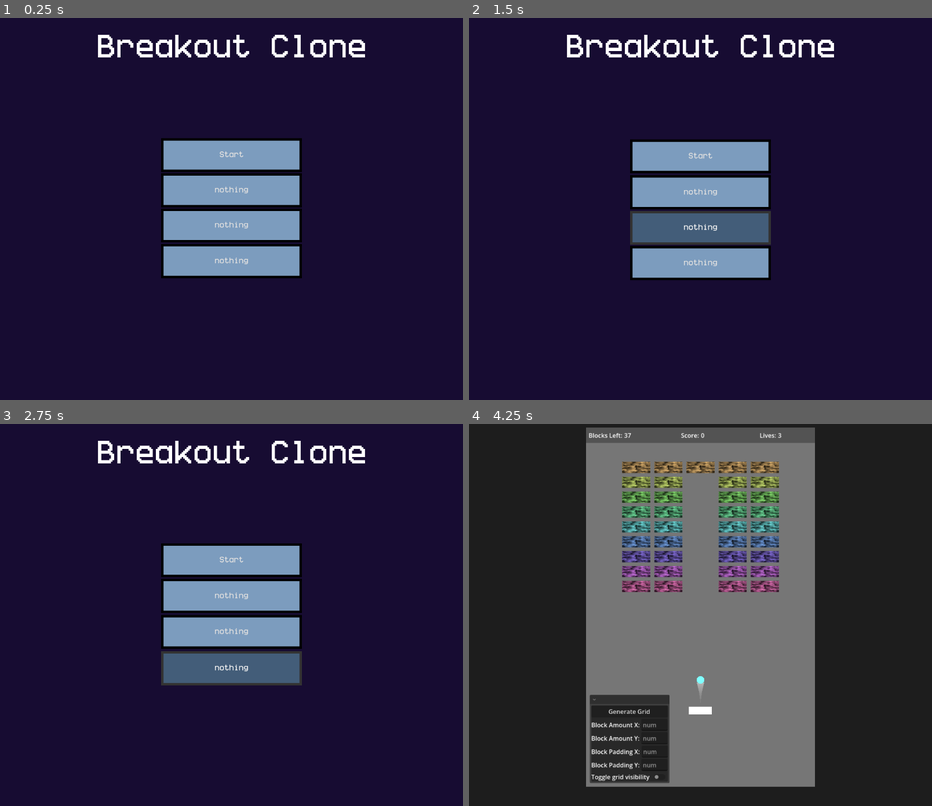
Above: before the commit, frames 1-4 (two rows, left to right).
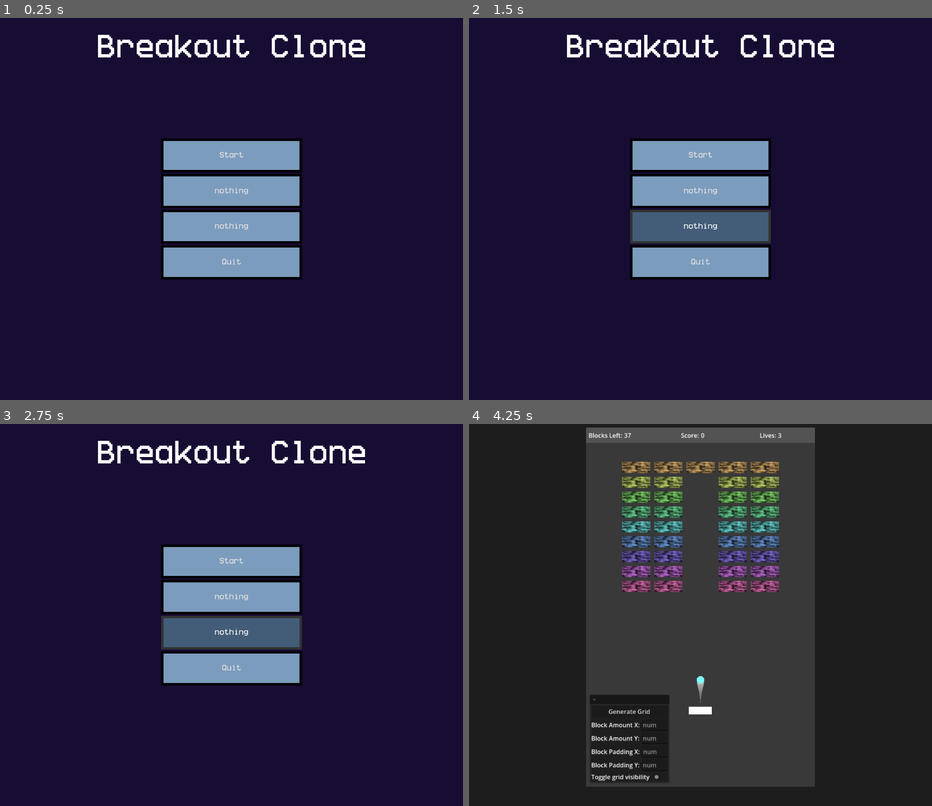
Above: after the commit, the same moments.

Repository: ProudFridge/Breakout
Game: Godot game, scene res://scenes/main_menu/main_menu.tscn
The game is run twice, just before and just after one commit, with the same random seed, the same clock (stepped at 60 frames per second) and the same inputs. Sound files missing from this copy of the repository are replaced by a short silence.
Inputs:
- Up to frame 1 (0.25 s): no input
- Up to frame 2 (1.5 s): click "nothing" at 0.5 s; click "nothing" at 1.25 s
- Up to frame 3 (2.75 s): click "nothing" at 2 s
- Up to frame 4 (4.25 s): click "Start" at 2.75 s; click "Start" at 3.5 s

The runs differ from the first frame. In frame 1, 1.4% of the frame differs, in the area x 34-66%, y 31-69%; in frame 2, 1.5%; in frame 3, 6.3%; in frame 4, 34%, in the area x 25-75%, y 5-95%.

Commit message:
Remove rotation and animation for the main menu buttons

Diff:
--- a/project.godot
+++ b/project.godot
@@ -20,6 +20,7 @@
 
 AudioManager="*uid://cl7kx5avuhwus"
 SwitcherSingleton="*uid://ci3w6p800a1sx"
+Dev="*uid://cb1abnh31v1m8"
 
 [debug]
 
@@ -78,6 +79,11 @@
 "events": [Object(InputEventKey,"resource_local_to_scene":false,"resource_name":"","device":-1,"window_id":0,"alt_press …(195 unchanged characters)…
 ]
 }
+escape={
+"deadzone": 0.2,
+"events": [Object(InputEventKey,"resource_local_to_scene":false,"resource_name":"","device":-1,"window_id":0,"alt_pressed":false,"shift_pressed":false,"ctrl_pressed":false,"meta_pressed":false,"pressed":false,"keycode":0,"physical_keycode":4194305,"key_label":0,"unicode":0,"location":0,"echo":false,"script":null)
+]
+}
 
 [physics]
 
--- a/scenes/arena/arena.tscn
+++ b/scenes/arena/arena.tscn
@@ -34,7 +34,7 @@
 
 [node name="Panel" type="ColorRect" parent="Background" unique_id=291097030]
 layout_mode = 1
-color = Color(0.46229059, 0.46229059, 0.46229059, 1)
+color = Color(0.2231029, 0.2231029, 0.22310284, 1)
 
 [node name="BoundaryManager" parent="." unique_id=850233231 instance=ExtResource("2_2ml6w")]
 
--- a/scenes/block/block.gd
+++ b/scenes/block/block.gd
@@ -41,3 +41,6 @@
 
 func update_health_label() -> void:
 	label.text = str(int(round(health)))
+
+func apply_hit_effects() -> void:
+	mesh.offset_transform_scale = Vector2(0.95, 0.95)
--- a/scenes/block/block.tscn
+++ b/scenes/block/block.tscn
@@ -32,7 +32,7 @@
 [node name="Block" type="CharacterBody2D" unique_id=1082513130]
 motion_mode = 1
 script = ExtResource("1_c27ow")
-health = 1.0
+health = 3.0
 
 [node name="CollisionShape2D" type="CollisionShape2D" parent="." unique_id=225417575]
 shape = SubResource("RectangleShape2D_yksjm")
--- /dev/null
+++ b/scenes/components/block_underline_component/block_underline_component.gd
@@ -0,0 +1,42 @@
+extends Control
+class_name BlockUnderlineComponent
+
+var meshNum: int = 45
+var meshHeight: float = 8
+var meshGap: float = 5
+# percentage of space that should be accorded to the buttons
+@export var buttonFreeSpaceRatio: float = 0.8
+var meshes: Array[MeshInstance2D] = []
+var parent: Button
+
+# Called when the node enters the scene tree for the first time.
+func _ready() -> void:
+	if !get_parent().is_class("Node2D"):
+		push_warning("Cannot attach block underline component to a node that doens't extend from a Node2D")
+	parent = get_parent()
+	print(get_parent().size.x)
+
+	var totalButtonSpace: float = parent.size.x * buttonFreeSpaceRatio
+	var gapSize: float = (parent.size.x - totalButtonSpace) / (meshNum - 1)
+	var meshSize: Vector2 = Vector2(totalButtonSpace / meshNum, meshHeight)
+
+	for i: int in meshNum:
+		var mesh: MeshInstance2D = MeshInstance2D.new()
+		mesh.mesh = QuadMesh.new()
+		mesh.mesh.size = meshSize
+		mesh.position.y = parent.size.y + meshSize.y
+		#mesh.position.x = 100
+		mesh.position.x = meshSize.x / 2 + gapSize * i + meshSize.x * (i)
+		meshes.append(mesh)
+		add_child(mesh)
+
+var t: float = 0
+var phaseDiff: float = 10
+
+# Called every frame. 'delta' is the elapsed time since the previous frame.
+func _process(delta: float) -> void:
+	var i: int = 0
+	for mesh: MeshInstance2D in meshes:
+		mesh.modulate = Color(1 * sin(t + i * phaseDiff),1,1)
+		i += 1
+	t += delta
--- /dev/null
+++ b/scenes/components/block_underline_component/block_underline_component.tscn
@@ -0,0 +1,12 @@
+[gd_scene format=3 uid="uid://ch4tndwika4y1"]
+
+[ext_resource type="Script" uid="uid://c47gjfc0st7so" path="res://scenes/components/block_underline_component/block_underline_component.gd" id="1_ccy16"]
+
+[node name="BlockUnderlineComponent" type="Control" unique_id=1544134503]
+layout_mode = 3
+anchors_preset = 15
+anchor_right = 1.0
+anchor_bottom = 1.0
+grow_horizontal = 2
+grow_vertical = 2
+script = ExtResource("1_ccy16")
--- a/scenes/main_menu/grid_container.gd
+++ b/scenes/main_menu/grid_container.gd
@@ -7,33 +7,14 @@
 func _ready() -> void:
 	for button: Button in self.get_children():
 		var tween: Tween
-		var rotTween: Tween
 
-		# Make buttons wobble by modifying their rotation over time
 		button.offset_transform_enabled = true
-		#button.mouse_entered.connect(func() -> void: get_tree().create_tween().tween_property(button, "offset_transform_scale", Vector2(0.9,0.9), 0.2).set_trans(Tween.TRANS_EXPO))
-		#button.mouse_exited.connect(func() -> void: get_tree().create_tween().tween_property(button, "offset_transform_scale", Vector2(1,1), 0.2).set_trans(Tween.TRANS_SINE))
 		button.button_down.connect(func() -> void:
 			if tween: tween.kill()
 			button.offset_transform_scale = Vector2(0.95, 0.95)
-			button.offset_transform_rotation = randf_range(-0.1, 0.1)
 			AudioManager.play_sound("press")
 			)
 
 		button.button_up.connect(func() -> void:
 			tween = get_tree().create_tween()
-			tween.tween_property(button, "offset_transform_scale", Vector2(1,1), totalTime / 2).set_trans(trans).set_ease(Tween.EASE_OUT)
-
-			rotTween = get_tree().create_tween()
-			rotTween.tween_property(button, "offset_transform_rotation", 0, totalTime / 3).set_trans(trans).set_ease(Tween.EASE_OUT)
-			)
-
-
-# Called every frame. 'delta' is the elapsed time since the previous frame.
-func _process(delta: float) -> void:
-	var i: int = 0
-	var phaseDiff: float = 0.5
-	for button: Button in self.get_children():
-		button.offset_transform_position = Vector2(0, 3 * sin(3 * Time.get_ticks_msec() / 1000.0 + phaseDiff * i))
-		i += 1
-	pass
+			tween.tween_property(button, "offset_transform_scale", Vector2(1,1), totalTime / 2).set_trans(trans).set_ease(Tween.EASE_OUT))
--- a/scenes/main_menu/main_menu.tscn
+++ b/scenes/main_menu/main_menu.tscn
@@ -1,6 +1,5 @@
 [gd_scene format=3 uid="uid://0ow0ritn1su"]
 
-[ext_resource type="Script" uid="uid://cy8mms22kryo7" path="res://scenes/main_menu/play_button.gd" id="1_fsom3"]
 [ext_resource type="Script" uid="uid://deswd6ual3uih" path="res://scenes/main_menu/quit_button.gd" id="2_0ebjn"]
 [ext_resource type="Theme" uid="uid://247q53tapwic" path="res://scenes/main_menu/main_theme.tres" id="3_ob46e"]
 [ext_resource type="Script" uid="uid://b34ys2mfs4j18" path="res://scenes/main_menu/grid_container.gd" id="4_uqeha"]
@@ -32,35 +31,6 @@
 grow_horizontal = 2
 grow_vertical = 2
 texture = SubResource("GradientTexture2D_2m7xh")
-
-[node name="MarginContainer" type="MarginContainer" parent="." unique_id=227219246]
-visible = false
-layout_mode = 1
-anchors_preset = 15
-anchor_right = 1.0
-anchor_bottom = 1.0
-grow_horizontal = 2
-grow_vertical = 2
-theme_override_constants/margin_left = 100
-theme_override_constants/margin_top = 100
-theme_override_constants/margin_right = 100
-theme_override_constants/margin_bottom = 100
-
-[node name="VBoxContainer" type="VBoxContainer" parent="MarginContainer" unique_id=1312795990]
-layout_mode = 2
-theme_override_constants/separation = 20
-
-[node name="PlayButton" type="Button" parent="MarginContainer/VBoxContainer" unique_id=868839953]
-layout_mode = 2
-size_flags_vertical = 3
-text = "Play"
-script = ExtResource("1_fsom3")
-
-[node name="QuitButton" type="Button" parent="MarginContainer/VBoxContainer" unique_id=1567509049]
-layout_mode = 2
-size_flags_vertical = 3
-text = "Quit"
-script = ExtResource("2_0ebjn")
 
 [node name="MarginContainer2" type="MarginContainer" parent="." unique_id=703769466]
 layout_mode = 1
@@ -116,8 +86,9 @@
 size_flags_vertical = 3
 text = "nothing"
 
-[node name="Button4" type="Button" parent="MarginContainer2/VBoxContainer" unique_id=1687944003]
+[node name="QuitButton" type="Button" parent="MarginContainer2/VBoxContainer" unique_id=1687944003]
 layout_mode = 2
 size_flags_horizontal = 3
 size_flags_vertical = 3
-text = "nothing"
+text = "Quit"
+script = ExtResource("2_0ebjn")
--- a/scenes/main_menu/play_button.gd
+++ /dev/null
@@ -1,12 +0,0 @@
-extends Button
-
-@onready var main_menu: Control = $"../.."
-
-func _ready() -> void:
-	self.pressed.connect(_on_pressed)
-
-func _on_pressed() -> void:
-	SwitcherSingleton.switch_from_to("res://scenes/arena/arena.tscn",SwitcherSingleton.TRANSITION_TYPE.SLIDE)
-
-	# Uncomment this line and comment the above lines to disable transitions
-	#SwitcherSingleton.switch_from_to("res://scenes/arena/arena.tscn")
--- /dev/null
+++ b/scenes/singletons/Dev/dev.gd
@@ -0,0 +1,14 @@
+extends Node
+
+# Called when the node enters the scene tree for the first time.
+func _ready() -> void:
+	pass # Replace with function body.
+
+
+# Called every frame. 'delta' is the elapsed time since the previous frame.
+func _process(delta: float) -> void:
+	pass
+
+func _input(event: InputEvent) -> void:
+	if event.is_action_pressed("escape"):
+		get_tree().quit()
--- /dev/null
+++ b/test/custom_button/custom_button.gd
@@ -0,0 +1,36 @@
+extends Button
+
+var meshNum: int = 45
+var meshHeight: float = 8
+var meshGap: float = 5
+# percentage of space that should be accorded to the buttons
+var buttonFreeSpaceRatio: float = 0.8
+var meshes: Array[MeshInstance2D] = []
+
+
+# Called when the node enters the scene tree for the first time.
+func _ready() -> void:
+	var totalButtonSpace: float = size.x * buttonFreeSpaceRatio
+	var gapSize: float = (size.x - totalButtonSpace) / (meshNum - 1)
+	var meshSize: Vector2 = Vector2(totalButtonSpace / meshNum, meshHeight)
+
+	for i: int in meshNum:
+		var mesh: MeshInstance2D = MeshInstance2D.new()
+		mesh.mesh = QuadMesh.new()
+		mesh.mesh.size = meshSize
+		mesh.position.y = size.y + meshSize.y
+		#mesh.position.x = 100
+		mesh.position.x = meshSize.x / 2 + gapSize * i + meshSize.x * (i)
+		meshes.append(mesh)
+		add_child(mesh)
+
+var t: float = 0
+var phaseDiff: float = 10
+
+# Called every frame. 'delta' is the elapsed time since the previous frame.
+func _process(delta: float) -> void:
+	var i: int = 0
+	for mesh: MeshInstance2D in meshes:
+		mesh.modulate = Color(1 * sin(t + i * phaseDiff),1,1)
+		i += 1
+	t += delta
--- a/test/custom_button/custom_button.tscn
+++ b/test/custom_button/custom_button.tscn
@@ -1,36 +1,11 @@
 [gd_scene format=3 uid="uid://c2wdglxlagggu"]
 
 [ext_resource type="Theme" uid="uid://247q53tapwic" path="res://scenes/main_menu/main_theme.tres" id="1_37abs"]
-
-[sub_resource type="QuadMesh" id="QuadMesh_2m7xh"]
+[ext_resource type="Script" uid="uid://dnv7eukdojxb6" path="res://test/custom_button/custom_button.gd" id="2_obyek"]
 
 [node name="CustomButton" type="Button" unique_id=905150147]
 offset_right = 198.0
 offset_bottom = 60.0
 theme = ExtResource("1_37abs")
 text = "filler text"
-
-[node name="MeshInstance2D" type="MeshInstance2D" parent="." unique_id=1860754592]
-position = Vector2(21, 65)
-scale = Vector2(30.5, 9.5)
-mesh = SubResource("QuadMesh_2m7xh")
-
-[node name="MeshInstance2D2" type="MeshInstance2D" parent="." unique_id=943378180]
-position = Vector2(63, 65)
-scale = Vector2(28.249998, 9.5)
-mesh = SubResource("QuadMesh_2m7xh")
-
-[node name="MeshInstance2D3" type="MeshInstance2D" parent="." unique_id=794400481]
-position = Vector2(104.00001, 66)
-scale = Vector2(32.250004, 9.5)
-mesh = SubResource("QuadMesh_2m7xh")
-
-[node name="MeshInstance2D4" type="MeshInstance2D" parent="." unique_id=705568981]
-position = Vector2(147, 66)
-scale = Vector2(27.624994, 9.5)
-mesh = SubResource("QuadMesh_2m7xh")
-
-[node name="MeshInstance2D5" type="MeshInstance2D" parent="." unique_id=1433270050]
-position = Vector2(185, 65)
-scale = Vector2(26.249998, 9.5)
-mesh = SubResource("QuadMesh_2m7xh")
+script = ExtResource("2_obyek")
Not shown, added: scenes/components/block_underline_component/block_underline_component.gd.uid
Not shown, removed: scenes/main_menu/play_button.gd.uid
Not shown, added: scenes/singletons/Dev/dev.gd.uid
Not shown, added: test/custom_button/custom_button.gd.uid
Not shown, added: scenes/block/block.tscn8194594297.tmp
